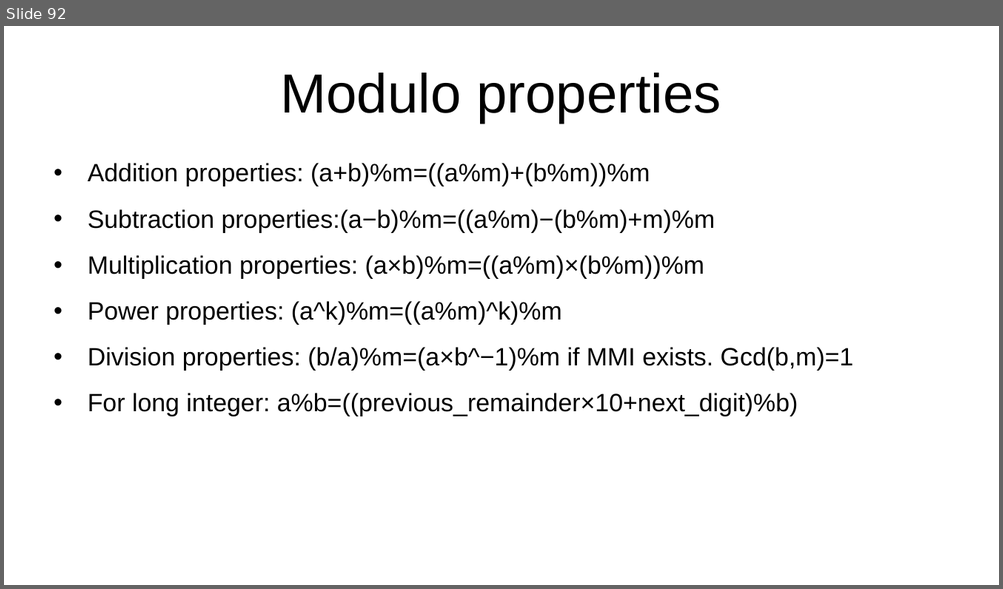
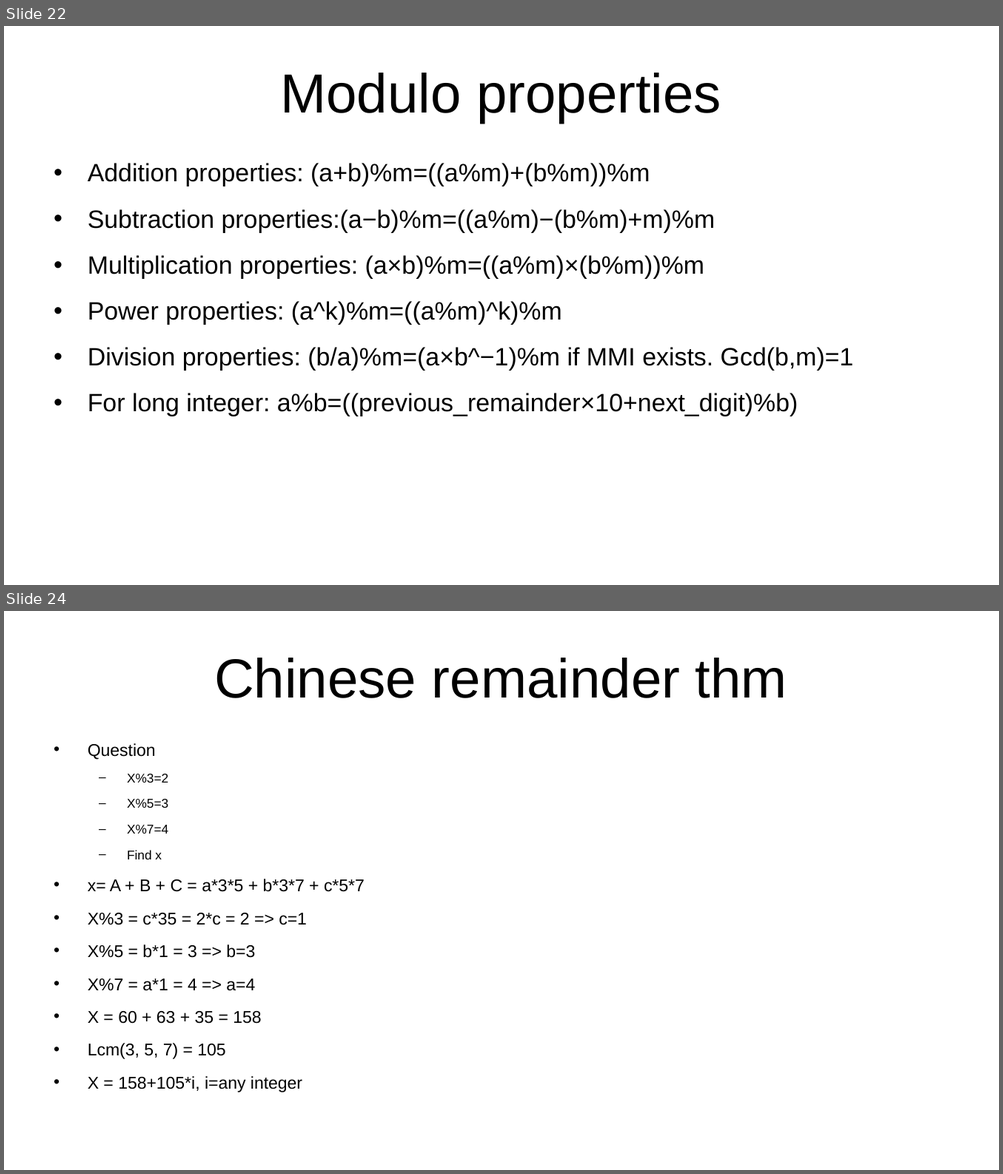
Before and after one commit to kindaichinisan/CompetitiveProgramming, a slide deck: MyCode/competitive_programming.ppt. Shown one above the other, each under a label of ours: slide 92 before the commit, slides 22 and 24 after it; the slides between them are not shown. The pictures are 1003x589 and 1003x1174 pixels, drawn with LibreOffice and Linux fonts; fonts in the diff are those of the drawing. Boxes give left, top, right and bottom in pixels: in the first picture for what was removed or moved away, otherwise in the second. Text is boxed around its words. In the diff, an @@ line names an element or a change of style, - is before the commit and + after.

```diff
--- a/MyCode/competitive_programming.ppt
+++ b/MyCode/competitive_programming.ppt
@@ slide 24 added at (4, 611, 999, 1170), background #FFFFFF @@
@@ title added at (214, 658, 787, 698), 44 pt, text #000000 @@
+Chinese remainder thm
@@ text added at (88, 743, 364, 1093), 13.6 pt, text #000000 @@
+• Question
+  – X%3=2
+  – X%5=3
+  – X%7=4
+  – Find x
+• x= A + B + C = a*3*5 + b*3*7 + c*5*7
+• X%3 = c*35 = 2*c = 2 => c=1
+• X%5 = b*1 = 3 => b=3
+• X%7 = a*1 = 4 => a=4
+• X = 60 + 63 + 35 = 158
+• Lcm(3, 5, 7) = 105
+• X = 158+105*i, i=any integer
@@ what was slide 92 is now slide 22 @@
```
Also in this commit, not shown: 2 slides changed, 26 other slides added, 1 slide removed, 6 other files.
